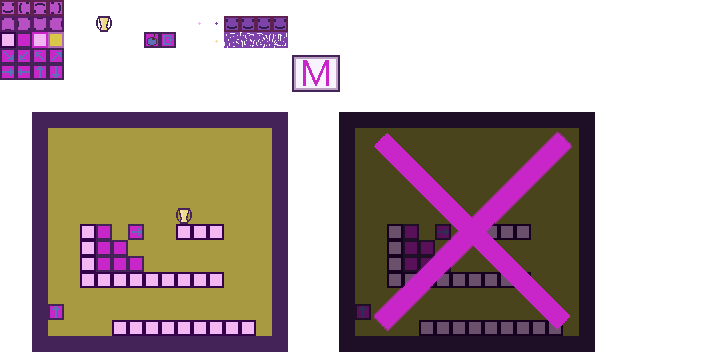
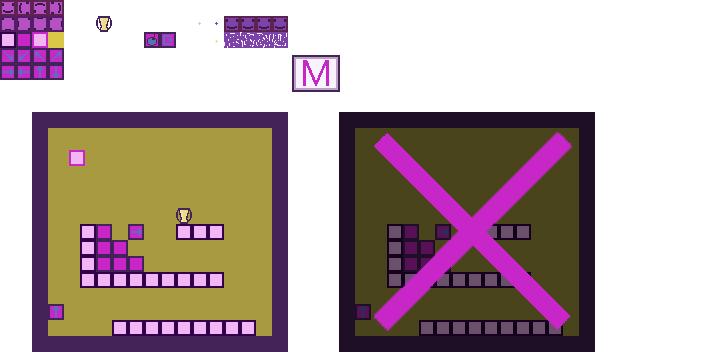
Comparing the layer stacks of the two 704 x 352 images. Changes:
added layer "Слой 3 kопировать copy" above "Слой 3 kопировать" over (69, 150, 85, 166)
painted on "Слой 16" over (48, 32, 64, 48)
